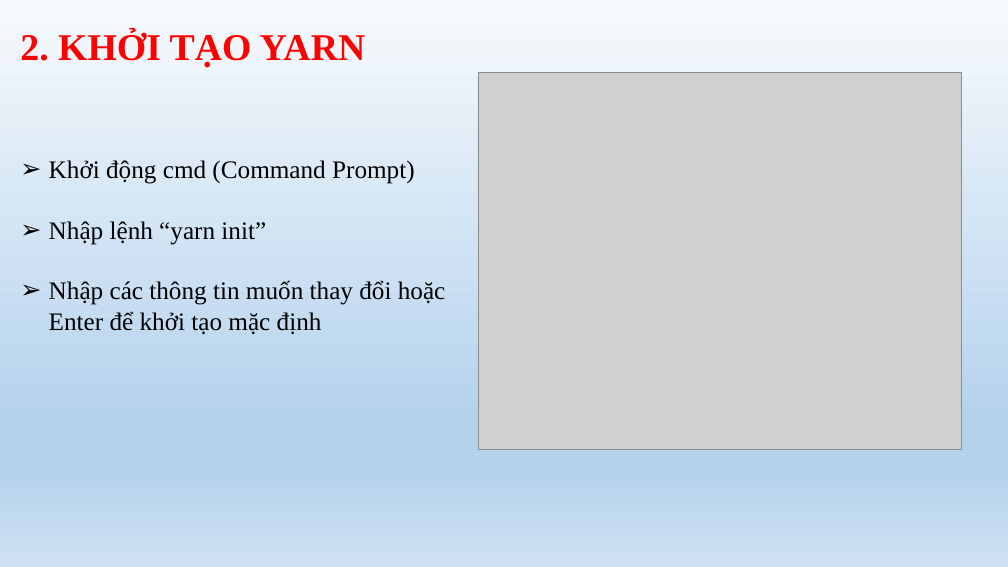
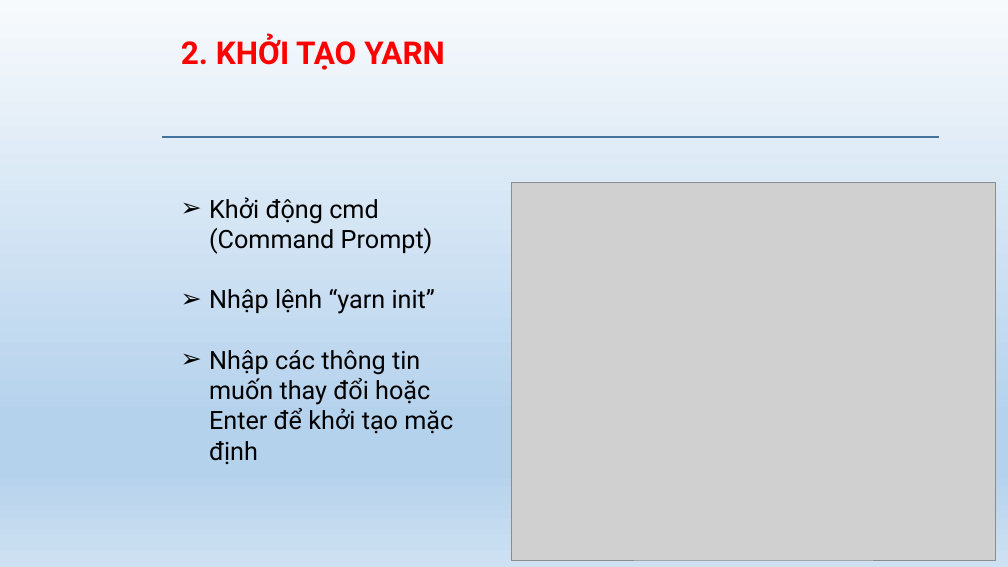
Before and after one commit to daotuyen9244/Indruino-Iot-Project, a slide deck: slide 5 of FW/Phuc/WEEK1_yarn & npm/slite yarn_npm.pptx (slide 4 before the commit). Drawn at 1008x567 pixels with LibreOffice and Linux fonts; fonts in the diff are those of the drawing; grey boxes stand for pictures; background and template pictures are left out. Boxes give left, top, right and bottom in pixels: in the first picture for what was removed or moved away, otherwise in the second. Text is boxed around its words. In the diff, an @@ line names an element or a change of style, - is before the commit and + after.

```diff
--- a/FW/Phuc/WEEK1_yarn & npm/slite yarn_npm.pptx
+++ b/FW/Phuc/WEEK1_yarn & npm/slite yarn_npm.pptx
@@ text "2. KHỞI TẠO YARN": place and size @@
-text "2. KHỞI TẠO YARN" at bbox=[20, 31, 366, 68]
+text "2. KHỞI TẠO YARN" at bbox=[181, 36, 445, 70]
@@ text "2. KHỞI TẠO YARN" at bbox=[181, 36, 445, 70]: size 36 to 30 pt, font Times New Roman to Roboto @@
@@ rectangle added at bbox=[163, 136, 939, 138], fill #D9D9D9, outline #43739E 1 pt @@
@@ text "Khởi động cmd (Command Prompt)": place and size @@
-text "Khởi động cmd (Command Prompt)" at bbox=[49, 160, 446, 334]
+text "Khởi động cmd (Command Prompt)" at bbox=[209, 197, 453, 464]
@@ text "Khởi động cmd (Command Prompt)" at bbox=[209, 197, 453, 464]: font Times New Roman to Roboto @@
@@ picture: place and size @@
-picture at bbox=[478, 72, 962, 449]
+picture at bbox=[512, 183, 996, 560]
```
Also in this commit, not shown: 16 other slides changed, 1 slide added, 12 other files.
